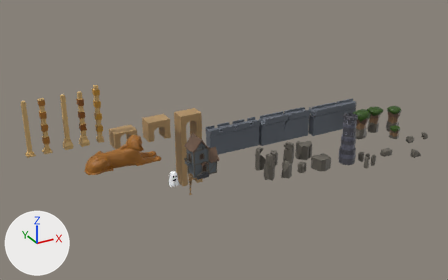
What one commit did to the FBX model Assets/ForRedact_Prefabs/PARK/DARK/MemyGowna.fbx.
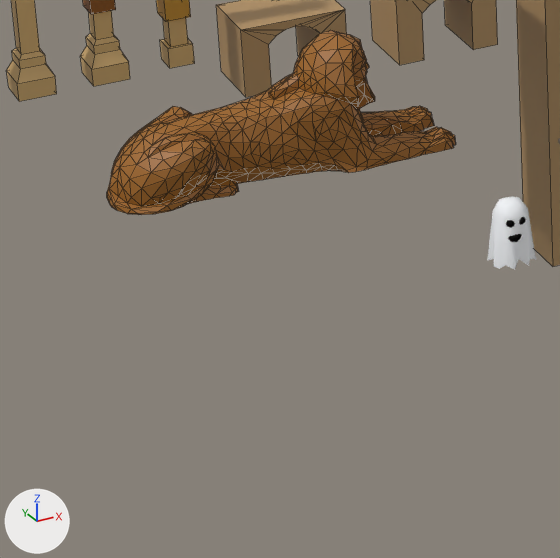
Each version is shown whole from a 50 mm lens placed at (-40.0, -110.2, 61.9), pointed at (28.4, 14.1, -0.3), then close up on the part from 14% to 41% of the width and 46% to 89% of the height. Arrows for +X, +Y and +Z are at lower left; the lights stay in place. The last two pictures show the newer version. The close-ups show mesh edges as thin lines. Where no turn or scale is listed for an object, it has been applied to the vertices.

The older version as bpy lines, for what is in view:
```python
me_cube_043 = bpy.data.meshes.new('Cube.043')
me_cube_043.from_pydata(...)  # 26 vertices, 29 faces; spans x -3.0..3.0, y -2.0..2.0, z 0.0..20.2
me_cube_043.materials.append(mat_abobka)  # picture img_palette_export_png
me_cube_049 = bpy.data.meshes.new('Cube.049')
me_cube_049.from_pydata(...)  # 72 vertices, 70 faces; spans x -1.02..1.02, y -1.02..1.02, z 0.0..13.44
me_cube_049.materials.append(mat_abobka)  # picture img_palette_export_png
me_sphinxcrystalpalacepark02 = bpy.data.meshes.new('SphinxCrystalPalacePark02')
me_sphinxcrystalpalacepark02.from_pydata(...)  # 869 vertices, 1457 faces; spans x -8.6..9.5, y -2.6..2.4, z 1.2..8.1
me_sphinxcrystalpalacepark02.materials.append(mat_abobka)  # picture img_palette_export_png
ob_sm_dungeon_arch_bridge_jfg_3 = bpy.data.objects.new('SM_Dungeon_Arch_Bridge_JFG_3', me_cube_043)
ob_sm_dungeon_arch_bridge_jfg_3.location = (24.96, 27.58, -17.0)
ob_sm_dungeon_distance_prop_jfg_4 = bpy.data.objects.new('SM_Dungeon_Distance_Prop_JFG_4', me_cube_049)
ob_sm_dungeon_distance_prop_jfg_4.location = (-3.04, 27.58, 0.0)
ob_sphinxcrystalpalacepark02 = bpy.data.objects.new('SphinxCrystalPalacePark02', me_sphinxcrystalpalacepark02)
ob_sphinxcrystalpalacepark02.location = (2.02, 16.3, -3.09)
# also in view: 'SM_Dungeon_Arch_Bridge_JFG_1' at (7.0, 27.6, 0.0); 'SM_Dungeon_Distance_Prop_JFG_5' at (1.0, 27.6, 7.2); 'SM_Dungeon_Distance_Prop_JFG_3' at (-7.0, 27.6, 6.7); 'SM_Dungeon_Arch_Bridge_JFG_2' at (16.0, 27.6, 0.6); 'Ghost' at (8.2, 0.0, 0.4)
```
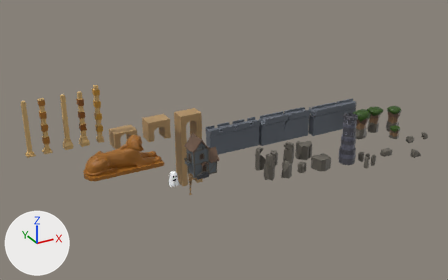
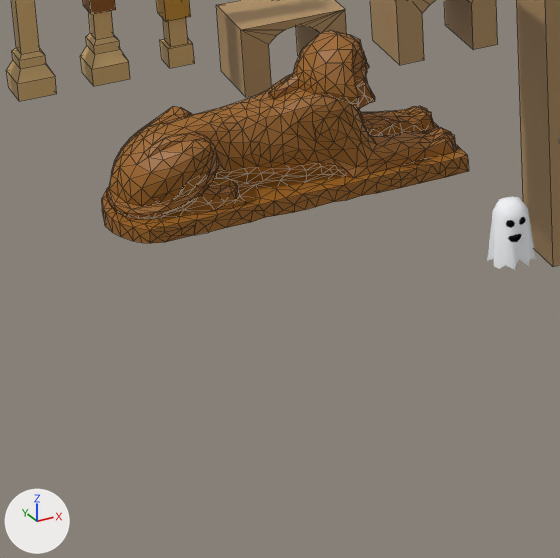
The change in detail:
me_sphinxcrystalpalacepark02 is used by ob_sphinxcrystalpalacepark02; location (2.02, 16.3, -3.09).
me_sphinxcrystalpalacepark02 had 869 vertices, 1457 faces and spanned x -8.6..9.5, y -2.6..2.4, z 1.2..8.1.
me_sphinxcrystalpalacepark02 now has 1003 vertices, 2002 faces and spans x -8.8..9.7, y -3.0..3.0, z -0.1..8.1.
me_sphinxcrystalpalacepark02 part 1: 178 vertices removed from x -8.5..9.5, y -2.5..2.4, z 1.2; 312 vertices added at x -8.8..9.7, y -3.0..3.0, z -0.1..1.1.

What differs and where, as boxes (x1, y1, x2, y2) in the close-ups (560 x 558 px; the box of a moved part takes in the faces that stretch with it):
'SphinxCrystalPalacePark02', reshaped (15% taller): before (107, 30, 456, 215); after (102, 30, 469, 243)
part 1 of me_sphinxcrystalpalacepark02, moved or reshaped: before (109, 115, 456, 215); after (102, 115, 469, 243)
